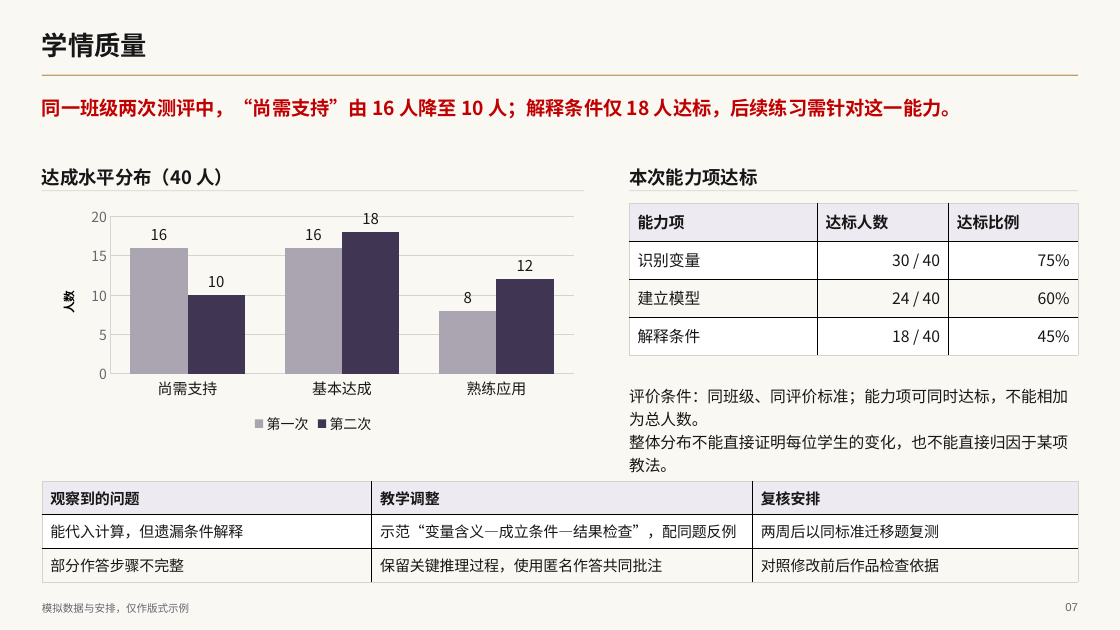
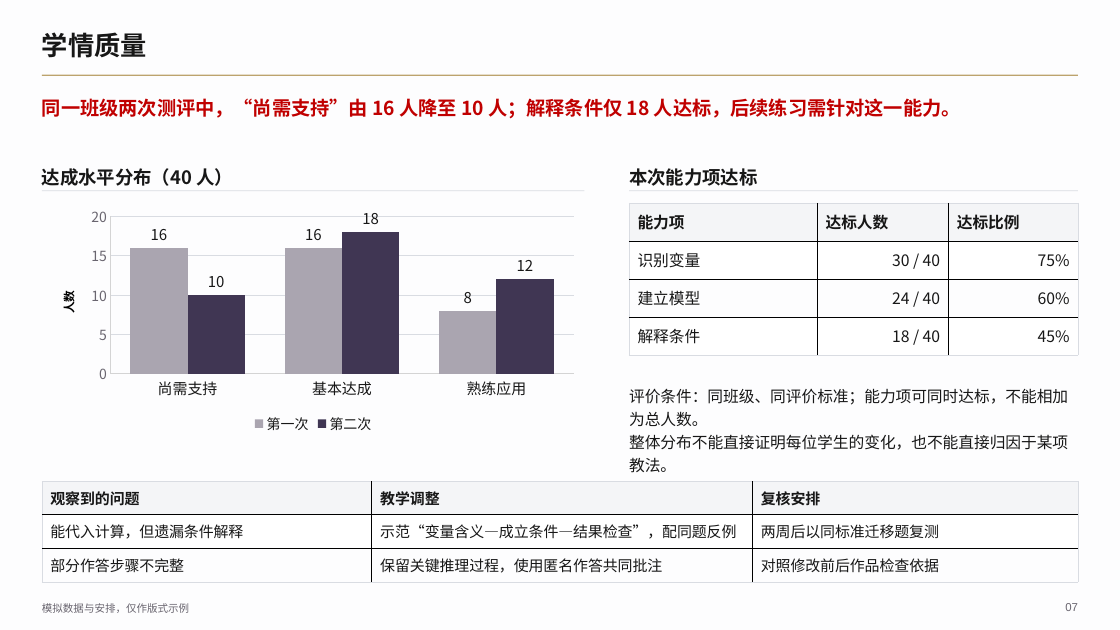
Before and after one commit to 2503668375-boop/hualang-ppt-skill, a slide deck: slide 7 of artifact-template-hualang-school/assets/reference.pptx. Drawn at 1120x630 pixels with LibreOffice and Linux fonts; fonts in the diff are those of the drawing; background and template pictures are left out. Boxes give left, top, right and bottom in pixels: in the first picture for what was removed or moved away, otherwise in the second. Text is boxed around its words. In the diff, an @@ line names an element or a change of style, - is before the commit and + after.

```diff
--- a/artifact-template-hualang-school/assets/reference.pptx
+++ b/artifact-template-hualang-school/assets/reference.pptx
@@ background #FAF8F3 to #FDFDFE @@
@@ column chart at (42,202,585,438) @@
@@ value axis changed @@
@@ line (42, 191) - (585, 191): stroke #D8D3CA 0.75 pt to #D9DCE2 0.75 pt @@
@@ table at (629,203,1078,355) @@
@@ fill #EEEAF1 to #F4F5F7 in row 1 @@
@@ fill #FAF8F3 to #FDFDFE in row 3 @@
@@ borders changed @@
@@ line (629, 191) - (1078, 191): stroke #D8D3CA 0.75 pt to #D9DCE2 0.75 pt @@
@@ table at (42,481,1079,582) @@
@@ fill #EEEAF1 to #F4F5F7 in row 1 @@
@@ fill #FAF8F3 to #FDFDFE in row 3 @@
@@ borders changed @@
```
Also in this commit, not shown: 12 other slides changed, 20 other files.
